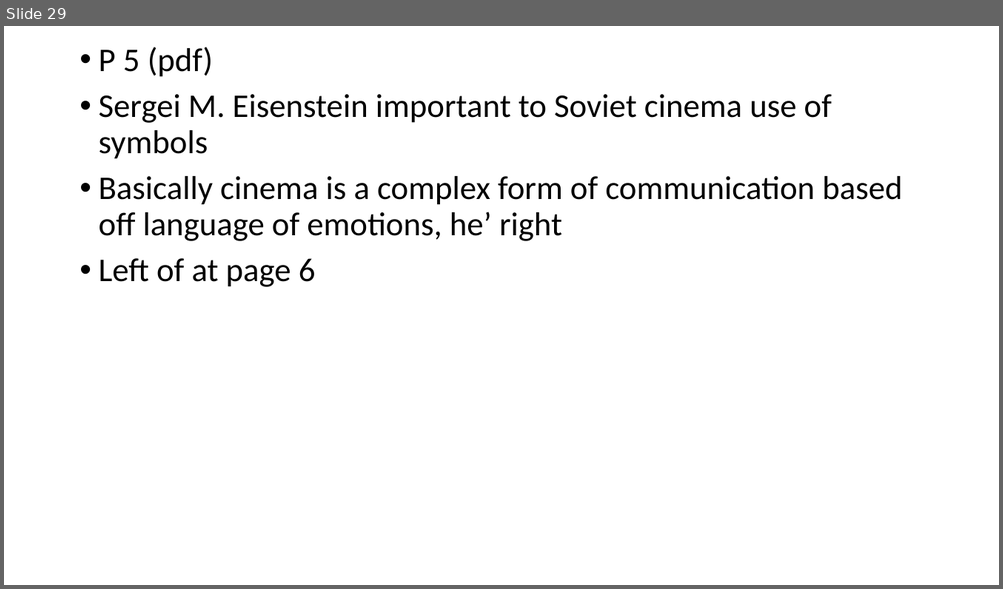
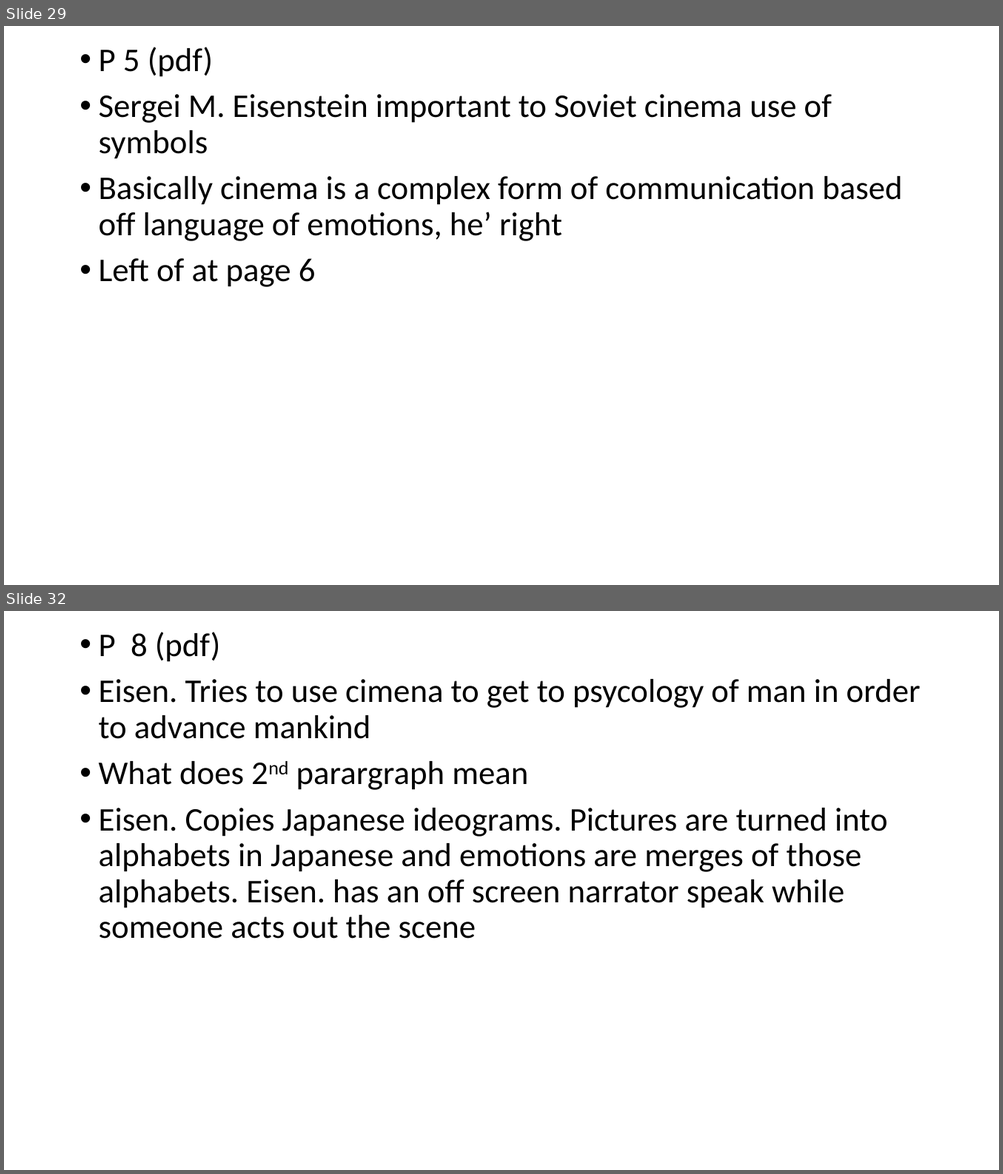
Before and after one commit to MichaelOdumosu57/Spring_2017, a slide deck: Spring 2017 Semester/Music or Arts/ARUS HW/6 ARUS HW/ARUS HW#6 notes.pptx. Shown one above the other, each under a label of ours: slide 29 before the commit, slides 29 and 32 after it; the slides between them are not shown. The pictures are 1003x589 and 1003x1174 pixels, drawn with LibreOffice and Linux fonts; fonts in the diff are those of the drawing. Boxes give left, top, right and bottom in pixels: in the first picture for what was removed or moved away, otherwise in the second. Text is boxed around its words. In the diff, an @@ line names an element or a change of style, - is before the commit and + after.

```diff
--- a/Spring 2017 Semester/Music or Arts/ARUS HW/6 ARUS HW/ARUS HW#6 notes.pptx
+++ b/Spring 2017 Semester/Music or Arts/ARUS HW/6 ARUS HW/ARUS HW#6 notes.pptx
@@ slide 32 added at box(4, 611, 999, 1170), background #FFFFFF @@
@@ text added at box(99, 632, 920, 939), 32 pt, text #000000 @@
+• P 8 (pdf)
+• Eisen. Tries to use cimena to get to psycology of man in order to advance mankind
+• What does 2nd parargraph mean
+• Eisen. Copies Japanese ideograms. Pictures are turned into alphabets in Japanese and emotions are merges of those alphabets. Eisen. has an off screen narrator speak while someone acts out the scene
```
Also in this commit, not shown: 1 slide changed, 6 other slides added, 7 other files.
